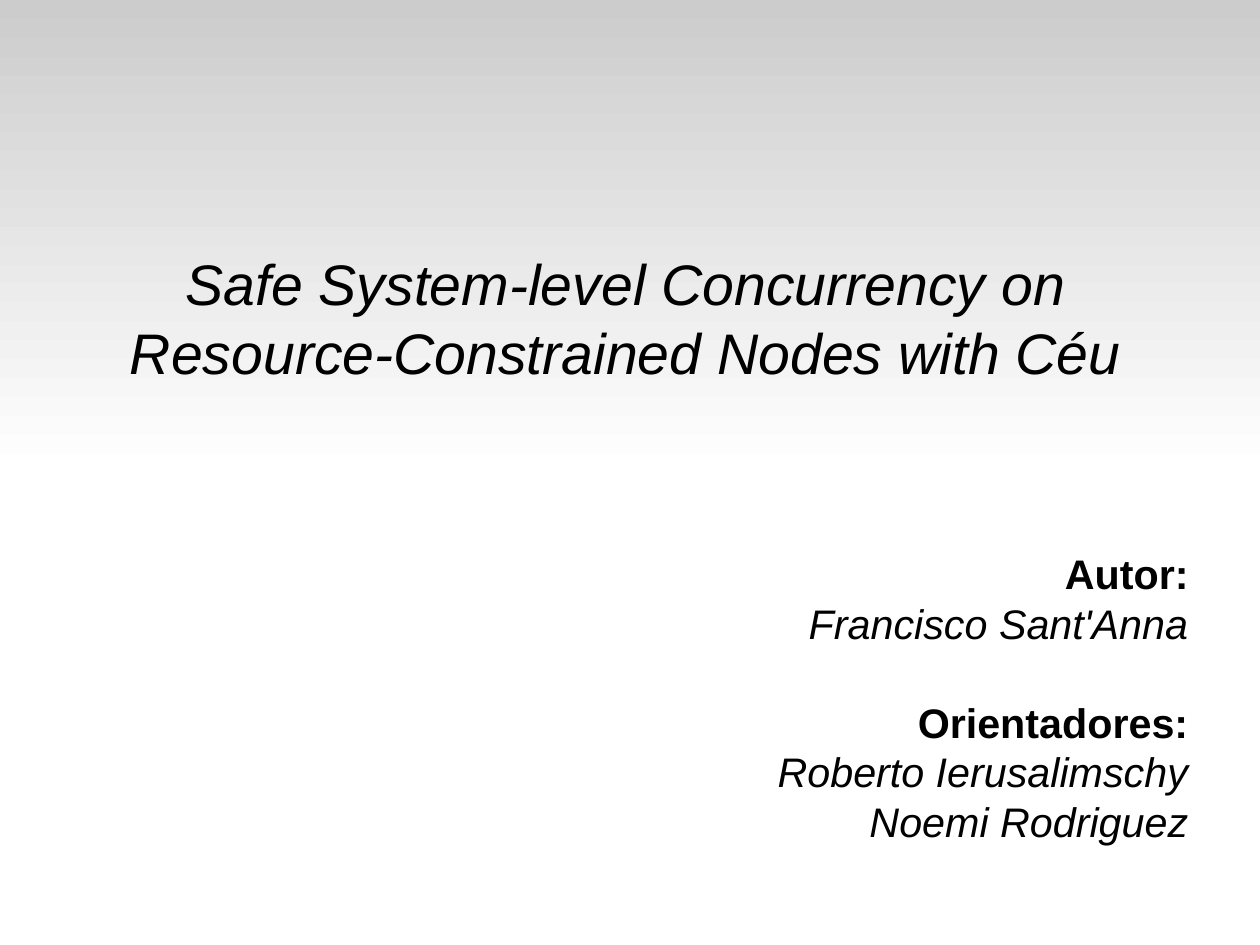
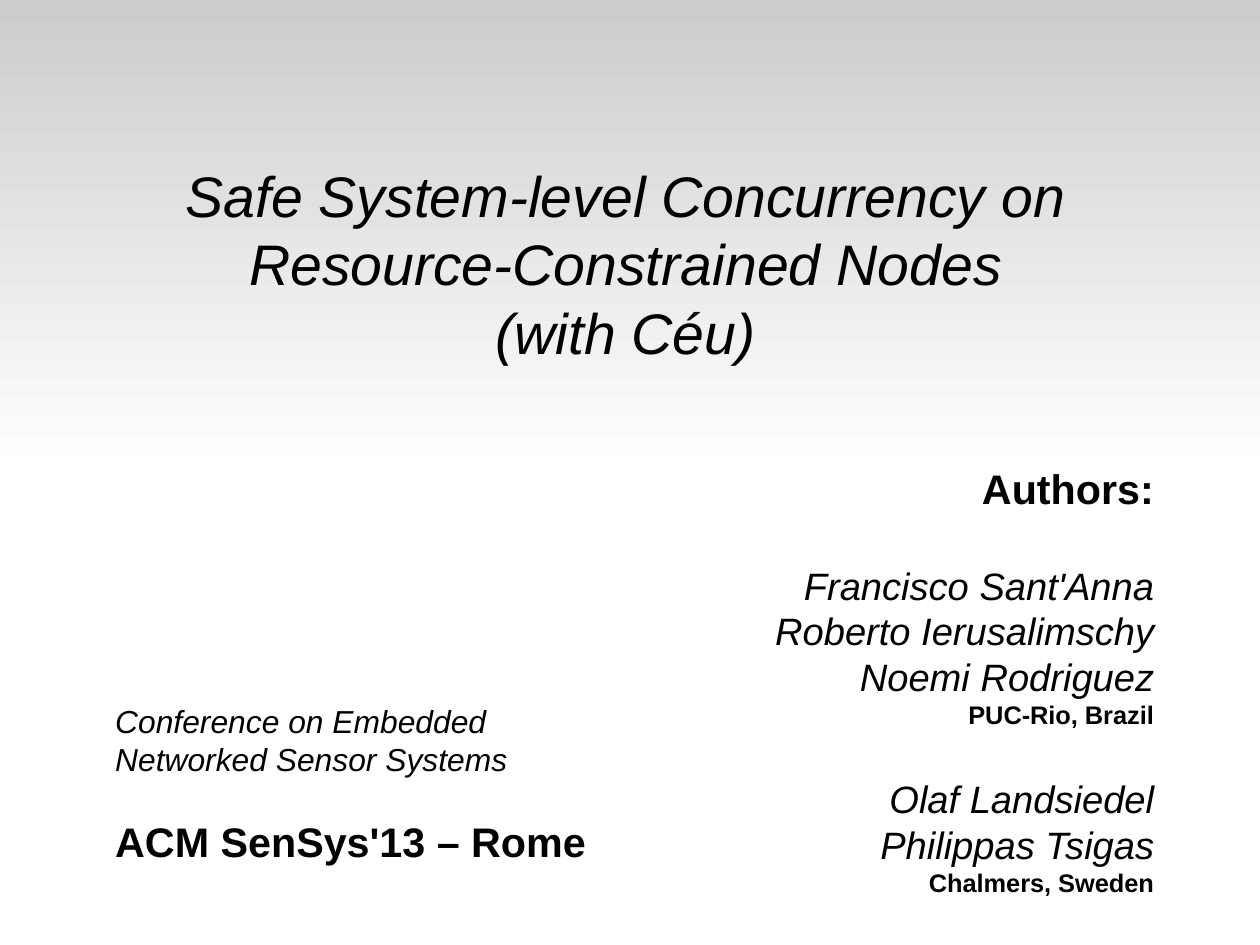
Before and after one commit to fsantanna-no/ceu-docs, a slide deck: slide 18 of ceu_sensys.odp. Drawn at 1260x945 pixels with LibreOffice and Linux fonts; fonts in the diff are those of the drawing. Boxes give left, top, right and bottom in pixels: in the first picture for what was removed or moved away, otherwise in the second. Text is boxed around its words. In the diff, an @@ line names an element or a change of style, - is before the commit and + after.

```diff
--- a/ceu_sensys.odp
+++ b/ceu_sensys.odp
@@ subtitle at box(186, 175, 1065, 365): text changed @@
-Safe System-level Concurrency on Resource-Constrained Nodes with Céu
+Safe System-level Concurrency on Resource-Constrained Nodes
+(with Céu)
@@ text "Authors:": place and size @@
-text "Authors:" at box(778, 560, 1189, 845)
+text "Authors:" at box(775, 474, 1155, 896)
@@ text at box(982, 474, 1154, 505): text changed @@
-Autor:
+Authors:
@@ text at box(775, 572, 1155, 699): size 26 to 24 pt in "Francisco Sant'Anna", "Roberto Ierusalimschy", "Noemi Rodriguez" @@
@@ text added at box(115, 710, 586, 865), 20 pt, text #000000, italic @@
+Conference on Embedded
+Networked Sensor Systems
+ACM SenSys'13 – Rome
@@ text at box(880, 705, 1154, 896): paragraphs added @@
+PUC-Rio, Brazil
+Olaf Landsiedel
+Philippas Tsigas
+Chalmers, Sweden
@@ text at box(918, 708, 1188, 739): paragraph removed @@
-Orientadores:
```
Also in this commit, not shown: 3 other slides changed.
